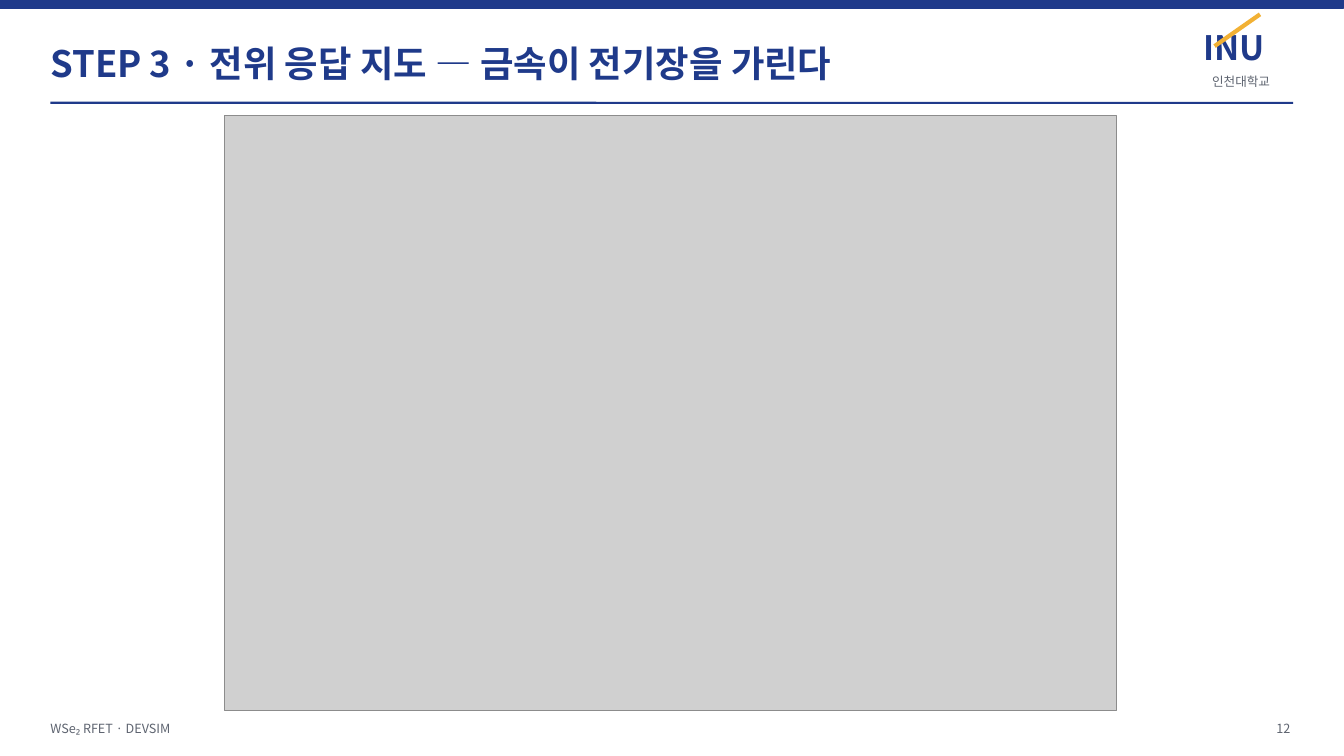
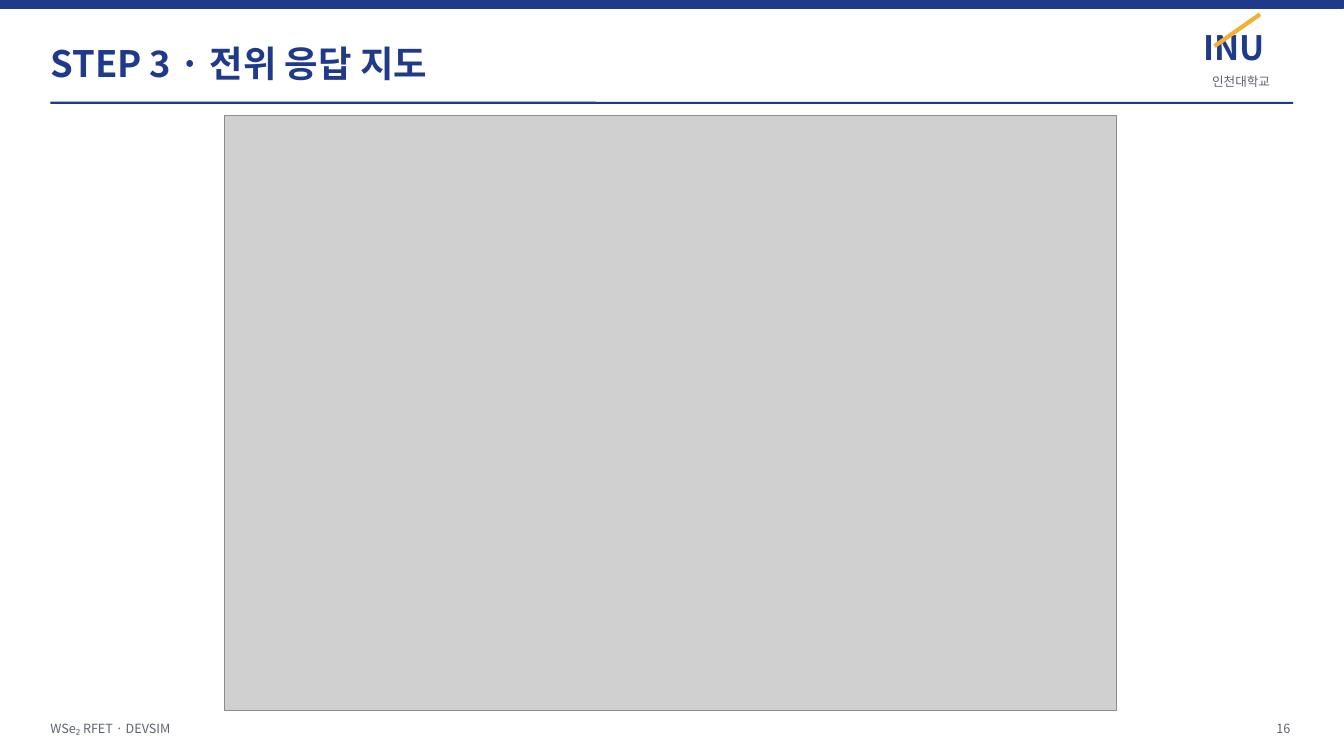
Before and after one commit to jiseonyang-9070/rfet, a slide deck: slide 16 of slides/RFET_progress_INU.pptx (slide 12 before the commit). Drawn at 1344x756 pixels with LibreOffice and Linux fonts; fonts in the diff are those of the drawing; grey boxes stand for pictures. Boxes give left, top, right and bottom in pixels: in the first picture for what was removed or moved away, otherwise in the second. Text is boxed around its words. In the diff, an @@ line names an element or a change of style, - is before the commit and + after.

```diff
--- a/slides/RFET_progress_INU.pptx
+++ b/slides/RFET_progress_INU.pptx
@@ text at (x1=50, y1=46, x2=427, y2=81): text changed @@
-STEP 3 · 전위 응답 지도 — 금속이 전기장을 가린다
+STEP 3 · 전위 응답 지도
@@ page number at (x1=1276, y1=723, x2=1290, y2=733): text changed @@
-12
+16
```
Also in this commit, not shown: 15 other slides changed, 5 slides added, 2 slides removed, 23 other files.
